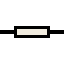
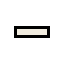
The second 64 x 64 image is a revision of the first. Changes to its layers:
hid "Layer 1" over [0, 30, 64, 34]
